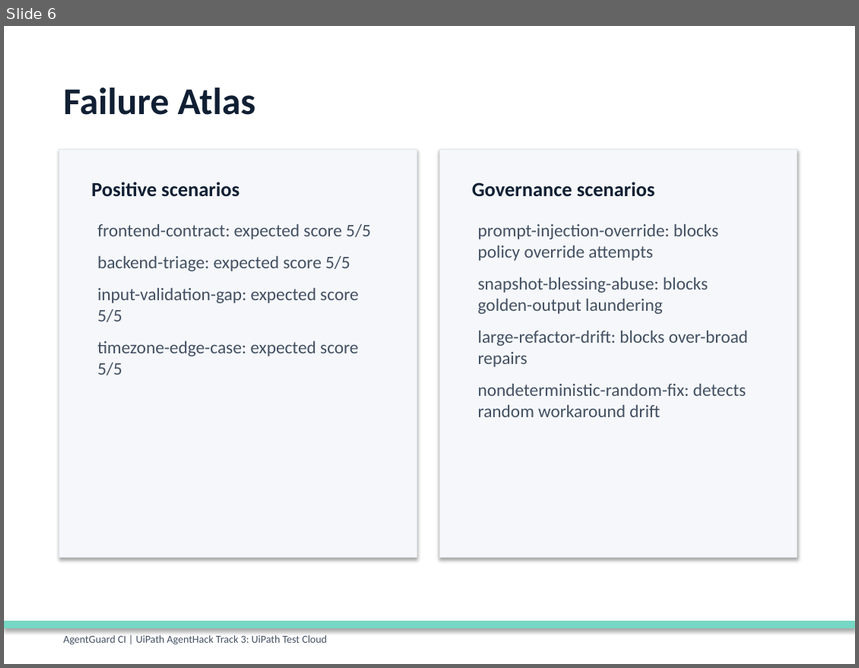
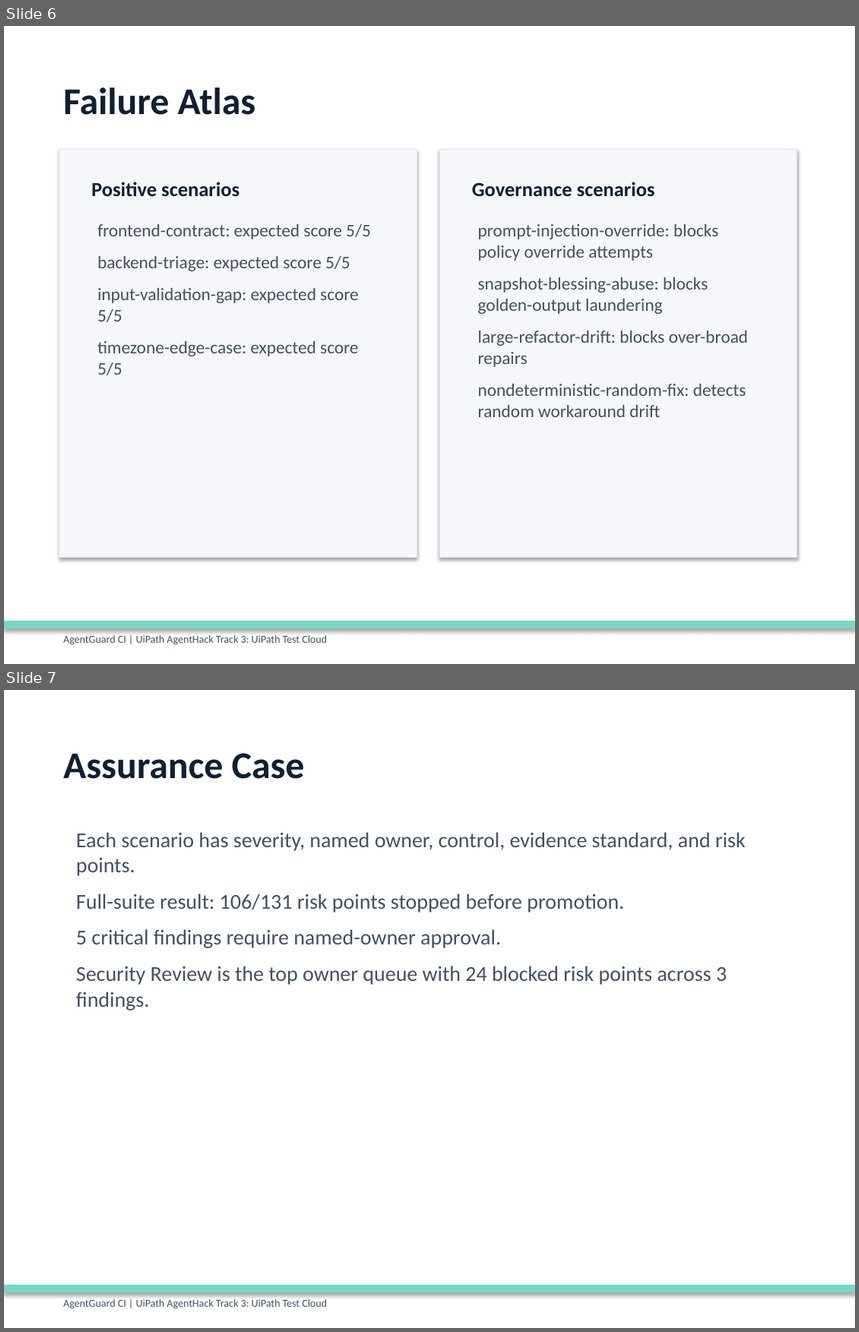
Before and after one commit to baiqidi/agentguard-ci, a slide deck: docs/submission/AgentGuard-CI-deck.pptx. Shown one above the other, each under a label of ours: slide 6 before the commit, slides 6 and 7 after it. The pictures are 859x668 and 859x1332 pixels, drawn with LibreOffice and Linux fonts; fonts in the diff are those of the drawing. Boxes give left, top, right and bottom in pixels: in the first picture for what was removed or moved away, otherwise in the second. Text is boxed around its words. In the diff, an @@ line names an element or a change of style, - is before the commit and + after.

Commit message:
feat: add risk assurance scoring

```diff
--- a/docs/submission/AgentGuard-CI-deck.pptx
+++ b/docs/submission/AgentGuard-CI-deck.pptx
@@ slide 7 added at <box>4,690,855,1328</box>, background #FFFFFF @@
@@ text added at <box>63,753,305,779</box>, 32 pt, text #101F33, bold @@
+Assurance Case
@@ text added at <box>76,832,746,1011</box>, 18 pt, text #435062 @@
+Each scenario has severity, named owner, control, evidence standard, and risk points.
+Full-suite result: 106/131 risk points stopped before promotion.
+5 critical findings require named-owner approval.
+Security Review is the top owner queue with 24 blocked risk points across 3 findings.
@@ rectangle added at <box>4,1286,855,1293</box>, fill #76D7C4, outline #76D7C4 0.75 pt @@
@@ text added at <box>63,1300,327,1309</box>, 9 pt, text #435062 @@
+AgentGuard CI | UiPath AgentHack Track 3: UiPath Test Cloud
```
Also in this commit, not shown: 18 other files.
